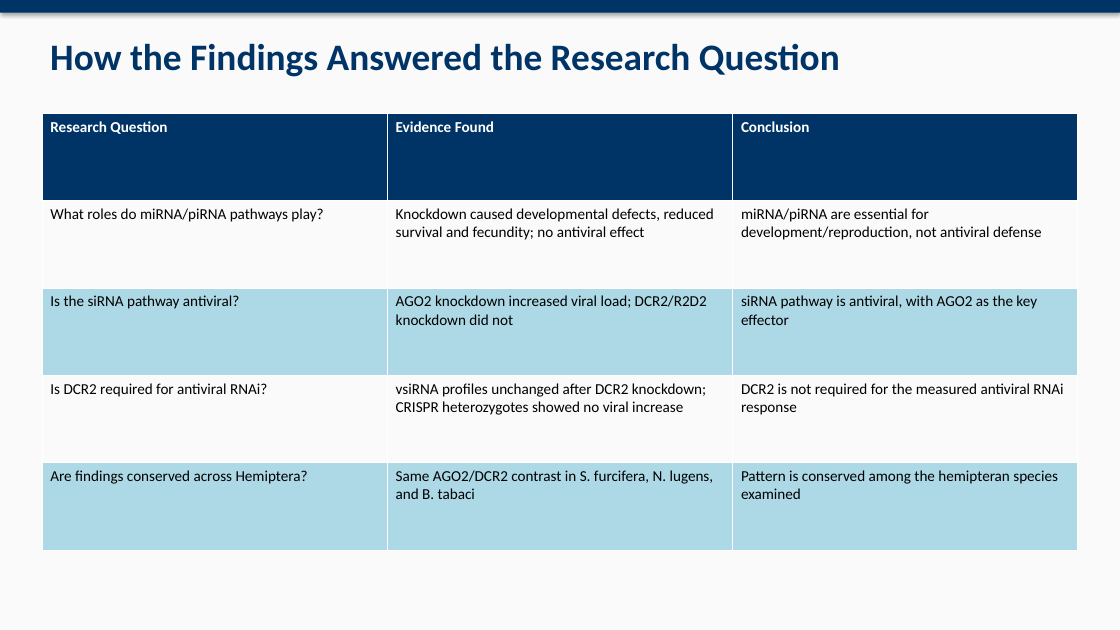
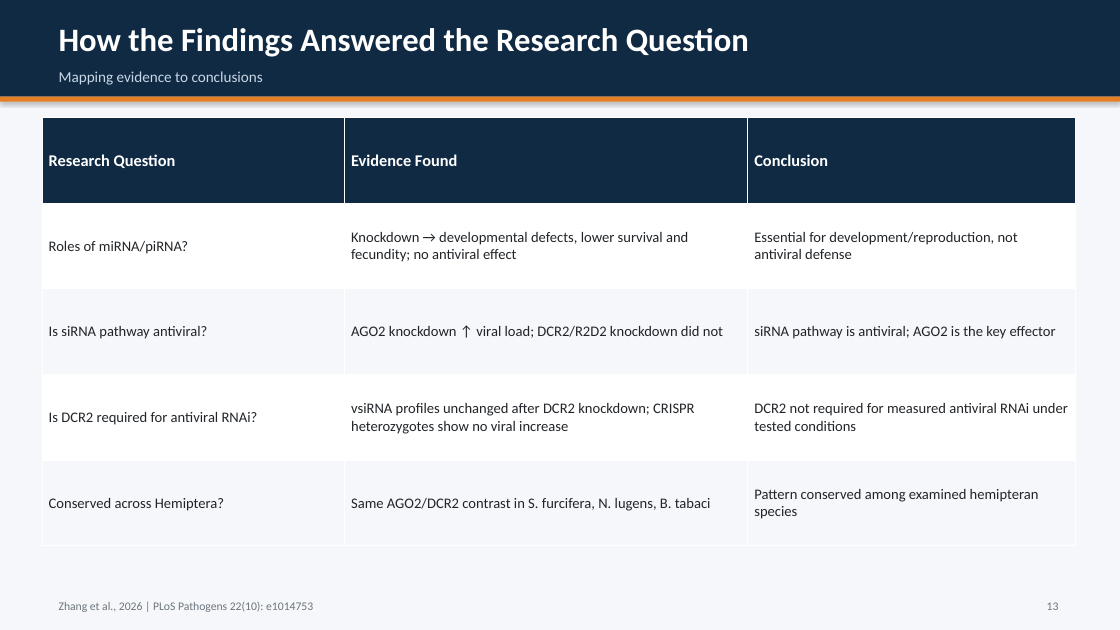
Before and after one commit to David-Mwania/Mwania-Project, a slide deck: slide 13 of Mwania Project/RNAi_Hemiptera_Presentation.pptx. Drawn at 1120x630 pixels with LibreOffice and Linux fonts; fonts in the diff are those of the drawing. Boxes give left, top, right and bottom in pixels: in the first picture for what was removed or moved away, otherwise in the second. Text is boxed around its words. In the diff, an @@ line names an element or a change of style, - is before the commit and + after.

Commit message:
Rebuild presentation with clean layout and properly cropped figures

```diff
--- a/Mwania Project/RNAi_Hemiptera_Presentation.pptx
+++ b/Mwania Project/RNAi_Hemiptera_Presentation.pptx
@@ rectangle at (0, 0, 1120, 630): fill #FAFAFA to #F5F7FA @@
@@ rectangle: place and size @@
-rectangle at (0, 0, 1120, 13)
+rectangle at (0, 0, 1120, 97)
@@ rectangle at (0, 0, 1120, 97): fill #003366 to #102A43; shadow off @@
@@ text "How the Findings Answered the ...": place and size @@
-text "How the Findings Answered the ..." at (50, 43, 840, 77)
+text "How the Findings Answered the ..." at (59, 28, 749, 57)
@@ text "How the Findings Answered the ..." at (59, 28, 749, 57): size 32 to 28 pt, text colour #003366 to #FFFFFF @@
@@ text added at (59, 71, 263, 85), 13 pt, text #C8D7E6 @@
+Mapping evidence to conclusions
@@ rectangle added at (0, 97, 1120, 102), fill #E67E22 @@
@@ table at (42, 118, 1075, 546) @@
-row 2: What roles do miRNA/piRNA pathways play? | Knockdown caused developmental defects, reduced survival and fecundity; no antiviral effect | miRNA/piRNA are essential for development/reproduction, not antiviral defense
+row 2: Roles of miRNA/piRNA? | Knockdown → developmental defects, lower survival and fecundity; no antiviral effect | Essential for development/reproduction, not antiviral defense
-row 3: Is the siRNA pathway antiviral? | AGO2 knockdown increased viral load; DCR2/R2D2 knockdown did not | siRNA pathway is antiviral, with AGO2 as the key effector
+row 3: Is siRNA pathway antiviral? | AGO2 knockdown ↑ viral load; DCR2/R2D2 knockdown did not | siRNA pathway is antiviral; AGO2 is the key effector
-row 4, column 2: vsiRNA profiles unchanged after DCR2 knockdown; CRISPR heterozygotes showed no viral increase
+row 4, column 2: vsiRNA profiles unchanged after DCR2 knockdown; CRISPR heterozygotes show no viral increase
-row 4, column 3: DCR2 is not required for the measured antiviral RNAi response
+row 4, column 3: DCR2 not required for measured antiviral RNAi under tested conditions
-row 5: Are findings conserved across Hemiptera? | Same AGO2/DCR2 contrast in S. furcifera, N. lugens, and B. tabaci | Pattern is conserved among the hemipteran species examined
+row 5: Conserved across Hemiptera? | Same AGO2/DCR2 contrast in S. furcifera, N. lugens, B. tabaci | Pattern conserved among examined hemipteran species
@@ fill #003366 to #102A43 in row 1 @@
@@ fill #FAFAFA to #FFFFFF in 6 cells @@
@@ fill #ADD8E6 to #F5F7FA in 6 cells @@
@@ size 13 to 14 pt in "Research Question", "Evidence Found", "Conclusion" @@
@@ size 13 to 12.5 pt, text colour #000000 to #212529 in "Is DCR2 required for antiviral RNAi?" @@
@@ table: place and size @@
-table at (42, 113, 1078, 550)
+table at (42, 118, 1075, 546)
@@ text added at (59, 602, 313, 612), 10 pt, text #6C757D @@
+Zhang et al., 2026 | PLoS Pathogens 22(10): e1014753
@@ text added at (1047, 602, 1059, 610), 10 pt, text #6C757D @@
+13
```
Also in this commit, not shown: 15 other slides changed, 1 other file.
